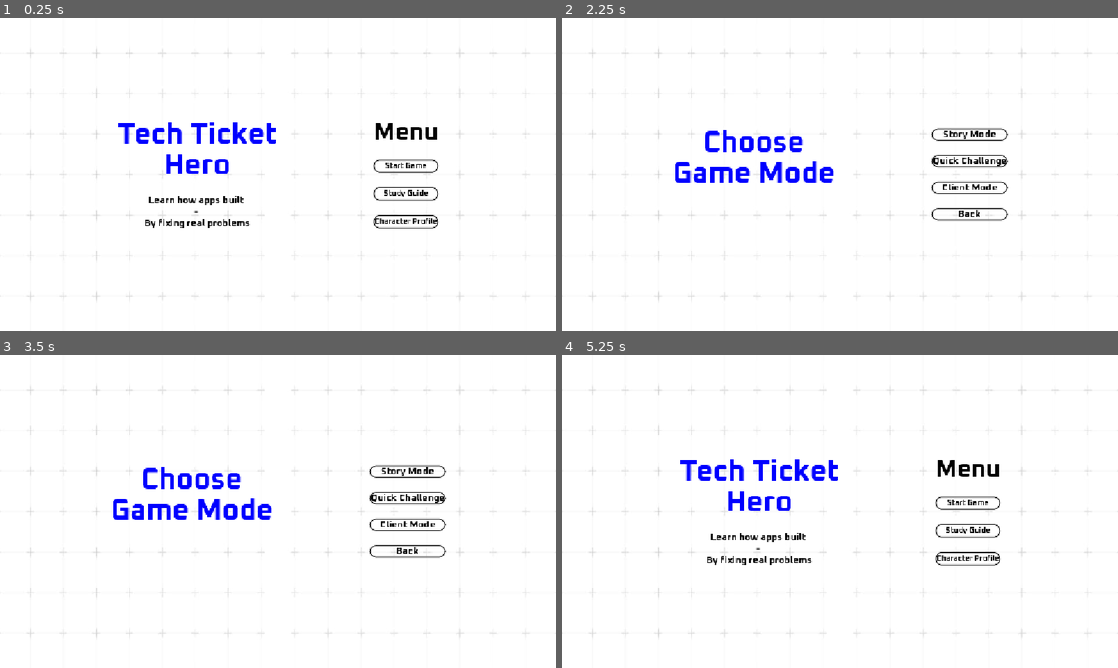
Above: before the commit, frames 1-4 (two rows, left to right).
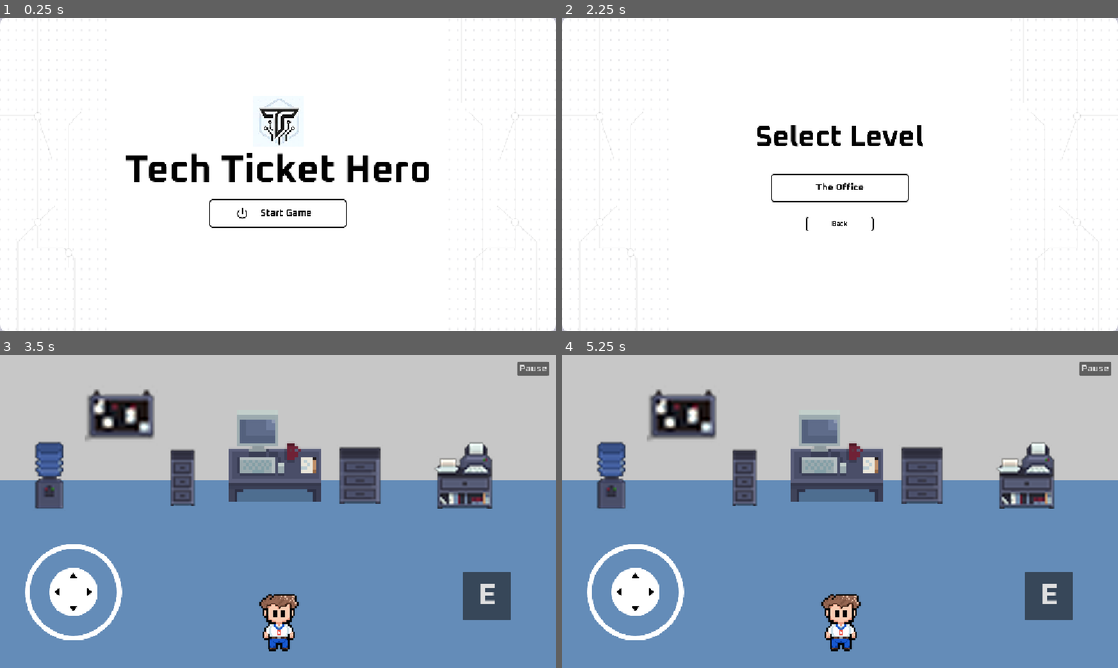
Above: after the commit, the same moments.

Repository: DezJukes/tech-ticket-hero
Game: Godot game, scene res://Scenes/main_menu.tscn
Two runs of this game, one before a commit and one after it. Both use one fixed random seed, a clock stepped at 60 frames per second and the inputs below.
Inputs (mouse positions are in pixels of both pictures, inside the frame that each line leads up to; where the layout moved, square brackets give the same spot in the first picture):
- Up to frame 1 (0.25 s): no input
- Up to frame 2 (2.25 s): click (967, 193) at 0.5 s, where only the run before the commit has a clickable "Study Guide"; click (967, 221) at 1.25 s, where only the run before the commit has a clickable "Character Profile"; click (840, 212) [967, 165] at 2 s
- Up to frame 3 (3.5 s): click (278, 524) at 2.77 s
- Up to frame 4 (5.25 s): click (967, 498) at 3.5 s, where only the run before the commit has a clickable "Quick Challenge"; click (967, 524) at 4.25 s, where only the run before the commit has a clickable "Client Mode"; click (967, 552) at 5 s, where only the run before the commit has a clickable "Back"

The runs differ from the first frame. In frame 1, 5.5% of the frame differs, in the area x 0-100%, y 0-100%; in frame 2, 4.0%; in frame 3, 98%; in frame 4, 98%.

Commit message:
Revised Main Menu; Draft Beginner Level;
Added furniture assets; Redesign Main Menu; Redesign Beginner Level;

Diff:
--- a/Scenes/choose_mode.gd
+++ b/Scenes/choose_mode.gd
@@ -1,10 +1,7 @@
 extends Node
-
-
-
-func _on_story_mode_pressed():
-	get_tree().change_scene_to_file("res://Scenes/game_scene.tscn")
-
 
 func _on_back_pressed():
 	get_tree().change_scene_to_file("res://Scenes/main_menu.tscn")
+
+func _on_the_office_pressed() -> void:
+	get_tree().change_scene_to_file("res://Scenes/game_scene.tscn")
--- a/Scenes/choose_mode.tscn
+++ b/Scenes/choose_mode.tscn
@@ -1,96 +1,60 @@
 [gd_scene format=3 uid="uid://brsyhmwyn4y0q"]
 
-[ext_resource type="FontFile" uid="uid://c5rykut8ifhd8" path="res://Assets/Font/Oxanium-Bold.ttf" id="1_4g32j"]
 [ext_resource type="Script" uid="uid://c1x6i0rcsv4e5" path="res://Scenes/choose_mode.gd" id="1_wflr0"]
-[ext_resource type="Texture2D" uid="uid://csv0o8v5eocah" path="res://Assets/bg.jpg" id="2_nefxe"]
+[ext_resource type="Texture2D" uid="uid://clcpv2xavcwla" path="res://Assets/Menu/menu-bg.png" id="2_wflr0"]
+[ext_resource type="Texture2D" uid="uid://cqimxx23l3335" path="res://Assets/Menu/Buttons/Level Buttons/TheOffice-default.png" id="3_2eiee"]
+[ext_resource type="Texture2D" uid="uid://cjqinxu64w0ki" path="res://Assets/Menu/Buttons/Level Buttons/TheOffice-pressed.png" id="4_36hsg"]
+[ext_resource type="Texture2D" uid="uid://dkwvf4thy6ldg" path="res://Assets/Menu/Buttons/Level Buttons/TheOffice-hovered.png" id="5_tvksb"]
+[ext_resource type="Texture2D" uid="uid://b4ne5a1fh2k7r" path="res://Assets/Menu/Buttons/Level Buttons/SelectLevel.png" id="6_04oll"]
+[ext_resource type="Texture2D" uid="uid://1owrl5f5nom3" path="res://Assets/Menu/Buttons/BackButton-default.png" id="7_04oll"]
+[ext_resource type="Texture2D" uid="uid://6qnbkfiku8lg" path="res://Assets/Menu/Buttons/BackButton-pressed.png" id="8_xa7ad"]
+[ext_resource type="Texture2D" uid="uid://bjs58fn0hg4c5" path="res://Assets/Menu/Buttons/BackButton-hovered.png" id="9_o6oc4"]
 
-[sub_resource type="StyleBoxFlat" id="StyleBoxFlat_28flt"]
-bg_color = Color(0.7411765, 0.7411765, 0.7411765, 0)
-border_width_left = 2
-border_width_top = 2
-border_width_right = 2
-border_width_bottom = 2
-border_color = Color(0, 0, 0, 1)
-corner_radius_top_left = 12
-corner_radius_top_right = 12
-corner_radius_bottom_right = 12
-corner_radius_bottom_left = 12
-corner_detail = 20
+[sub_resource type="StyleBoxTexture" id="StyleBoxTexture_nefxe"]
+texture = ExtResource("2_wflr0")
 
 [node name="ModeSelect" type="Node" unique_id=1906819170]
 script = ExtResource("1_wflr0")
 
-[node name="TextureRect" type="TextureRect" parent="." unique_id=1345528091]
+[node name="Panel" type="Panel" parent="." unique_id=363985908]
 anchors_preset = 15
 anchor_right = 1.0
 anchor_bottom = 1.0
 grow_horizontal = 2
 grow_vertical = 2
-texture = ExtResource("2_nefxe")
+theme_override_styles/panel = SubResource("StyleBoxTexture_nefxe")
 
-[node name="CenterContainer" type="CenterContainer" parent="." unique_id=901645785]
-anchors_preset = 15
-anchor_right = 1.0
-anchor_bottom = 1.0
+[node name="FlowContainer" type="FlowContainer" parent="." unique_id=797164222]
+anchors_preset = 8
+anchor_left = 0.5
+anchor_top = 0.5
+anchor_right = 0.5
+anchor_bottom = 0.5
+offset_left = -142.0
+offset_top = -1.6099854
+offset_right = 142.0
+offset_bottom = 118.390015
 grow_horizontal = 2
 grow_vertical = 2
+theme_override_constants/v_separation = 30
+alignment = 1
+last_wrap_alignment = 2
 
-[node name="HBoxContainer" type="HBoxContainer" parent="CenterContainer" unique_id=1177843758]
+[node name="SelectLevel" type="Sprite2D" parent="FlowContainer" unique_id=306866806]
+position = Vector2(142, -74)
+texture = ExtResource("6_04oll")
+
+[node name="TheOffice" type="TextureButton" parent="FlowContainer" unique_id=1139630896]
 layout_mode = 2
-theme_override_constants/separation = 200
+texture_normal = ExtResource("3_2eiee")
+texture_pressed = ExtResource("4_36hsg")
+texture_hover = ExtResource("5_tvksb")
 
-[node name="VBoxContainer" type="VBoxContainer" parent="CenterContainer/HBoxContainer" unique_id=257120681]
+[node name="Back" type="TextureButton" parent="FlowContainer" unique_id=1241719066]
 layout_mode = 2
+texture_normal = ExtResource("7_04oll")
+texture_pressed = ExtResource("8_xa7ad")
+texture_hover = ExtResource("9_o6oc4")
 
-[node name="GameMode" type="Label" parent="CenterContainer/HBoxContainer/VBoxContainer" unique_id=448104043]
-layout_mode = 2
-theme_override_colors/font_color = Color(0, 0, 1, 1)
-theme_override_fonts/font = ExtResource("1_4g32j")
-theme_override_font_sizes/font_size = 60
-text = "Choose
-Game Mode"
-horizontal_alignment = 1
-
-[node name="VBoxContainer2" type="VBoxContainer" parent="CenterContainer/HBoxContainer" unique_id=308400295]
-layout_mode = 2
-theme_override_constants/separation = 30
-alignment = 1
-
-[node name="StoryMode" type="Button" parent="CenterContainer/HBoxContainer/VBoxContainer2" unique_id=648962166]
-layout_mode = 2
-size_flags_vertical = 3
-theme_override_colors/font_color = Color(0, 0, 0, 1)
-theme_override_fonts/font = ExtResource("1_4g32j")
-theme_override_font_sizes/font_size = 20
-theme_override_styles/normal = SubResource("StyleBoxFlat_28flt")
-text = "Story Mode"
-
-[node name="QuickChallenge" type="Button" parent="CenterContainer/HBoxContainer/VBoxContainer2" unique_id=1024891443]
-layout_mode = 2
-size_flags_vertical = 3
-theme_override_colors/font_color = Color(0, 0, 0, 1)
-theme_override_fonts/font = ExtResource("1_4g32j")
-theme_override_font_sizes/font_size = 20
-theme_override_styles/normal = SubResource("StyleBoxFlat_28flt")
-text = "Quick Challenge"
-
-[node name="ClientMode" type="Button" parent="CenterContainer/HBoxContainer/VBoxContainer2" unique_id=1439172419]
-layout_mode = 2
-size_flags_vertical = 3
-theme_override_colors/font_color = Color(0, 0, 0, 1)
-theme_override_fonts/font = ExtResource("1_4g32j")
-theme_override_font_sizes/font_size = 20
-theme_override_styles/normal = SubResource("StyleBoxFlat_28flt")
-text = "Client Mode"
-
-[node name="Back" type="Button" parent="CenterContainer/HBoxContainer/VBoxContainer2" unique_id=1119637095]
-layout_mode = 2
-size_flags_vertical = 3
-theme_override_colors/font_color = Color(0, 0, 0, 1)
-theme_override_fonts/font = ExtResource("1_4g32j")
-theme_override_font_sizes/font_size = 20
-theme_override_styles/normal = SubResource("StyleBoxFlat_28flt")
-text = "Back"
-
-[connection signal="pressed" from="CenterContainer/HBoxContainer/VBoxContainer2/StoryMode" to="." method="_on_story_mode_pressed"]
-[connection signal="pressed" from="CenterContainer/HBoxContainer/VBoxContainer2/Back" to="." method="_on_back_pressed"]
+[connection signal="pressed" from="FlowContainer/TheOffice" to="." method="_on_the_office_pressed"]
+[connection signal="pressed" from="FlowContainer/Back" to="." method="_on_back_pressed"]
--- a/Scenes/game_scene.tscn
+++ b/Scenes/game_scene.tscn
@@ -2,13 +2,27 @@
 
 [ext_resource type="Script" uid="uid://bm5io4c7xxucr" path="res://Scenes/game_scene.gd" id="1_1ixah"]
 [ext_resource type="PackedScene" uid="uid://cybk28env1uh8" path="res://Scenes/player.tscn" id="1_x87qo"]
+[ext_resource type="Texture2D" uid="uid://lvpiaw27h2l4" path="res://Assets/Misc/Level 1 - Beginner/Office-bg.png" id="2_2fmhe"]
 [ext_resource type="PackedScene" uid="uid://dj6bi3rs4lct7" path="res://Scenes/touch_controls.tscn" id="2_b6fju"]
 [ext_resource type="Script" uid="uid://ev83luu2pw8p" path="res://Scenes/pause.gd" id="3_fiftr"]
 [ext_resource type="FontFile" uid="uid://c5rykut8ifhd8" path="res://Assets/Font/Oxanium-Bold.ttf" id="4_1ixah"]
 [ext_resource type="PackedScene" uid="uid://bqk4wwgbista1" path="res://Scenes/computer.tscn" id="4_rgj8m"]
+[ext_resource type="Texture2D" uid="uid://dhtcdlp443358" path="res://Assets/Misc/Level 1 - Beginner/Furnitures/Board-Frame.png" id="8_4xiap"]
+[ext_resource type="Texture2D" uid="uid://bjo6d2500gtbq" path="res://Assets/Misc/Level 1 - Beginner/Furnitures/Filing-Cabinet1.png" id="9_wywco"]
+[ext_resource type="Texture2D" uid="uid://cuengilim3efd" path="res://Assets/Misc/Level 1 - Beginner/Furnitures/Filing-Cabinet2.png" id="10_ldntv"]
+[ext_resource type="Texture2D" uid="uid://ditcdudn2us7r" path="res://Assets/Misc/Level 1 - Beginner/Furnitures/Printer-Furniture.png" id="11_w8jfd"]
+[ext_resource type="Texture2D" uid="uid://dvm1g41c3vpv8" path="res://Assets/Misc/Level 1 - Beginner/Furnitures/Water-Dispenser.png" id="12_a7fet"]
+
+[sub_resource type="StyleBoxTexture" id="StyleBoxTexture_7iton"]
+texture = ExtResource("2_2fmhe")
 
 [node name="game_scene" type="Node2D" unique_id=1648794748]
 script = ExtResource("1_1ixah")
+
+[node name="OfficeBg" type="Sprite2D" parent="." unique_id=2100614819]
+position = Vector2(571.99994, 320.50006)
+scale = Vector2(1.2364017, 1.5659091)
+texture = ExtResource("2_2fmhe")
 
 [node name="CanvasLayer" type="CanvasLayer" parent="." unique_id=1903386374]
 
@@ -41,6 +55,15 @@
 theme_override_font_sizes/font_size = 20
 text = "Pause"
 
+[node name="Panel" type="Panel" parent="CanvasLayer" unique_id=230763741]
+visible = false
+anchors_preset = 15
+anchor_right = 1.0
+anchor_bottom = 1.0
+grow_horizontal = 2
+grow_vertical = 2
+theme_override_styles/panel = SubResource("StyleBoxTexture_7iton")
+
 [node name="player" parent="." unique_id=482249979 instance=ExtResource("1_x87qo")]
 position = Vector2(578, 555)
 scale = Vector2(2, 2)
@@ -50,7 +73,7 @@
 anchor_mode = 0
 
 [node name="Computer" parent="." unique_id=29188790 instance=ExtResource("4_rgj8m")]
-position = Vector2(570, 144)
+position = Vector2(570, 209)
 scale = Vector2(3, 3)
 
 [node name="Control" type="Control" parent="." unique_id=1153118733]
@@ -118,6 +141,26 @@
 theme_override_font_sizes/font_size = 20
 text = "Main Menu"
 
+[node name="BoardFrame" type="Sprite2D" parent="." unique_id=996214933]
+position = Vector2(252, 121)
+texture = ExtResource("8_4xiap")
+
+[node name="FilingCabinet1" type="Sprite2D" parent="." unique_id=1245314056]
+position = Vector2(378, 236)
+texture = ExtResource("9_wywco")
+
+[node name="FilingCabinet2" type="Sprite2D" parent="." unique_id=1373632091]
+position = Vector2(746, 234)
+texture = ExtResource("10_ldntv")
+
+[node name="PrinterFurniture" type="Sprite2D" parent="." unique_id=731864997]
+position = Vector2(963, 243)
+texture = ExtResource("11_w8jfd")
+
+[node name="WaterDispenser" type="Sprite2D" parent="." unique_id=282313008]
+position = Vector2(112, 247)
+texture = ExtResource("12_a7fet")
+
 [connection signal="pressed" from="CanvasLayer/Interact" to="." method="_on_interact_pressed"]
 [connection signal="pressed" from="CanvasLayer/PauseButton" to="." method="_on_button_pressed"]
 [connection signal="pressed" from="Pause/PausePanel/VBoxContainer/VBoxContainer/Resume" to="Pause" method="_on_resume_pressed"]
--- a/Scenes/main_menu.gd
+++ b/Scenes/main_menu.gd
@@ -1,4 +1,6 @@
 extends Node
 
-func _on_start_game_pressed():
+
+
+func _on_start_game_pressed() -> void:
 	get_tree().change_scene_to_file("res://Scenes/choose_mode.tscn")
--- a/Scenes/main_menu.tscn
+++ b/Scenes/main_menu.tscn
@@ -1,104 +1,51 @@
 [gd_scene format=3 uid="uid://b8prqvjq48jae"]
 
-[ext_resource type="FontFile" uid="uid://c5rykut8ifhd8" path="res://Assets/Font/Oxanium-Bold.ttf" id="1_28flt"]
 [ext_resource type="Script" uid="uid://dcmk7gco78cym" path="res://Scenes/main_menu.gd" id="1_48xlc"]
-[ext_resource type="Texture2D" uid="uid://csv0o8v5eocah" path="res://Assets/bg.jpg" id="2_1ehe0"]
+[ext_resource type="Texture2D" uid="uid://clcpv2xavcwla" path="res://Assets/Menu/menu-bg.png" id="2_1ehe0"]
+[ext_resource type="Texture2D" uid="uid://crjb2oatq3ei0" path="res://Assets/Menu/Buttons/StartGame-hovered.png" id="3_ce3w2"]
+[ext_resource type="Texture2D" uid="uid://dredmhcvc22kw" path="res://Assets/Menu/Buttons/StartGame-default.png" id="3_n45e2"]
+[ext_resource type="Texture2D" uid="uid://bdb1jinqqk180" path="res://Assets/Menu/Title.png" id="5_n45e2"]
+[ext_resource type="Texture2D" uid="uid://c27wgjbbmhxmj" path="res://Assets/Menu/Buttons/StartGame-pressed.png" id="5_opfnp"]
 
-[sub_resource type="StyleBoxFlat" id="StyleBoxFlat_28flt"]
-bg_color = Color(0.7411765, 0.7411765, 0.7411765, 0)
-border_width_left = 2
-border_width_top = 2
-border_width_right = 2
-border_width_bottom = 2
-border_color = Color(0, 0, 0, 1)
-corner_radius_top_left = 12
-corner_radius_top_right = 12
-corner_radius_bottom_right = 12
-corner_radius_bottom_left = 12
-corner_detail = 20
+[sub_resource type="StyleBoxTexture" id="StyleBoxTexture_opfnp"]
+texture = ExtResource("2_1ehe0")
 
 [node name="MainMenu" type="Node" unique_id=542096977]
 script = ExtResource("1_48xlc")
 
-[node name="TextureRect" type="TextureRect" parent="." unique_id=1510796755]
+[node name="Panel" type="Panel" parent="." unique_id=1568240030]
 anchors_preset = 15
 anchor_right = 1.0
 anchor_bottom = 1.0
 grow_horizontal = 2
 grow_vertical = 2
-texture = ExtResource("2_1ehe0")
+theme_override_styles/panel = SubResource("StyleBoxTexture_opfnp")
 
-[node name="CenterContainer" type="CenterContainer" parent="." unique_id=2105043466]
-anchors_preset = 15
-anchor_right = 1.0
-anchor_bottom = 1.0
+[node name="FlowContainer" type="FlowContainer" parent="." unique_id=1178127895]
+anchors_preset = 8
+anchor_left = 0.5
+anchor_top = 0.5
+anchor_right = 0.5
+anchor_bottom = 0.5
+offset_left = -142.0
+offset_top = 51.109985
+offset_right = 142.0
+offset_bottom = 110.109985
 grow_horizontal = 2
 grow_vertical = 2
+alignment = 1
+last_wrap_alignment = 1
 
-[node name="HBoxContainer" type="HBoxContainer" parent="CenterContainer" unique_id=504085592]
-layout_mode = 2
-size_flags_horizontal = 4
-size_flags_vertical = 4
-theme_override_constants/separation = 200
+[node name="Title" type="Sprite2D" parent="FlowContainer" unique_id=542723994]
+position = Vector2(143, -111.235)
+scale = Vector2(1.3193548, 1.3193549)
+texture = ExtResource("5_n45e2")
 
-[node name="VBoxContainer" type="VBoxContainer" parent="CenterContainer/HBoxContainer" unique_id=1876143578]
-layout_mode = 2
-theme_override_constants/separation = 30
-
-[node name="Title" type="Label" parent="CenterContainer/HBoxContainer/VBoxContainer" unique_id=876656683]
-layout_mode = 2
-theme_override_colors/font_color = Color(0, 0, 1, 1)
-theme_override_fonts/font = ExtResource("1_28flt")
-theme_override_font_sizes/font_size = 60
-text = "Tech Ticket
-Hero"
-horizontal_alignment = 1
-
-[node name="Subtitle" type="Label" parent="CenterContainer/HBoxContainer/VBoxContainer" unique_id=681937007]
-layout_mode = 2
-theme_override_colors/font_color = Color(0, 0, 0, 1)
-theme_override_fonts/font = ExtResource("1_28flt")
-theme_override_font_sizes/font_size = 20
-text = "Learn how apps built
--
-By fixing real problems"
-horizontal_alignment = 1
-
-[node name="VBoxContainer2" type="VBoxContainer" parent="CenterContainer/HBoxContainer" unique_id=1558373027]
-layout_mode = 2
-size_flags_horizontal = 4
-theme_override_constants/separation = 30
-alignment = 1
-
-[node name="MenuTitle" type="Label" parent="CenterContainer/HBoxContainer/VBoxContainer2" unique_id=1928572959]
-layout_mode = 2
-theme_override_colors/font_color = Color(0, 0, 0, 1)
-theme_override_fonts/font = ExtResource("1_28flt")
-theme_override_font_sizes/font_size = 50
-text = "Menu"
-
-[node name="StartGame" type="Button" parent="CenterContainer/HBoxContainer/VBoxContainer2" unique_id=279018716]
+[node name="StartGame" type="TextureButton" parent="FlowContainer" unique_id=427137716]
 layout_mode = 2
 size_flags_vertical = 3
-theme_override_colors/font_color = Color(0, 0, 0, 1)
-theme_override_fonts/font = ExtResource("1_28flt")
-theme_override_styles/normal = SubResource("StyleBoxFlat_28flt")
-text = "Start Game"
+texture_normal = ExtResource("3_n45e2")
+texture_pressed = ExtResource("5_opfnp")
+texture_hover = ExtResource("3_ce3w2")
 
-[node name="StudyGuide" type="Button" parent="CenterContainer/HBoxContainer/VBoxContainer2" unique_id=933931720]
-layout_mode = 2
-size_flags_vertical = 3
-theme_override_colors/font_color = Color(0, 0, 0, 1)
-theme_override_fonts/font = ExtResource("1_28flt")
-theme_override_styles/normal = SubResource("StyleBoxFlat_28flt")
-text = "Study Guide"
-
-[node name="Character Profile" type="Button" parent="CenterContainer/HBoxContainer/VBoxContainer2" unique_id=810294566]
-layout_mode = 2
-size_flags_vertical = 3
-theme_override_colors/font_color = Color(0, 0, 0, 1)
-theme_override_fonts/font = ExtResource("1_28flt")
-theme_override_styles/normal = SubResource("StyleBoxFlat_28flt")
-text = "Character Profile"
-
-[connection signal="pressed" from="CenterContainer/HBoxContainer/VBoxContainer2/StartGame" to="." method="_on_start_game_pressed"]
+[connection signal="pressed" from="FlowContainer/StartGame" to="." method="_on_start_game_pressed"]
Binary file added: Assets/Menu/Buttons/BackButton-default.png
Not shown, added: Assets/Menu/Buttons/BackButton-default.png.import
Binary file added: Assets/Menu/Buttons/BackButton-hovered.png
Not shown, added: Assets/Menu/Buttons/BackButton-hovered.png.import
Binary file added: Assets/Menu/Buttons/BackButton-pressed.png
Not shown, added: Assets/Menu/Buttons/BackButton-pressed.png.import
Binary file added: Assets/Menu/Buttons/Level Buttons/SelectLevel.png
Not shown, added: Assets/Menu/Buttons/Level Buttons/SelectLevel.png.import
Binary file added: Assets/Menu/Buttons/Level Buttons/TheOffice-default.png
Not shown, added: Assets/Menu/Buttons/Level Buttons/TheOffice-default.png.import
Binary file added: Assets/Menu/Buttons/Level Buttons/TheOffice-hovered.png
Not shown, added: Assets/Menu/Buttons/Level Buttons/TheOffice-hovered.png.import
(and 24 more such lines)
